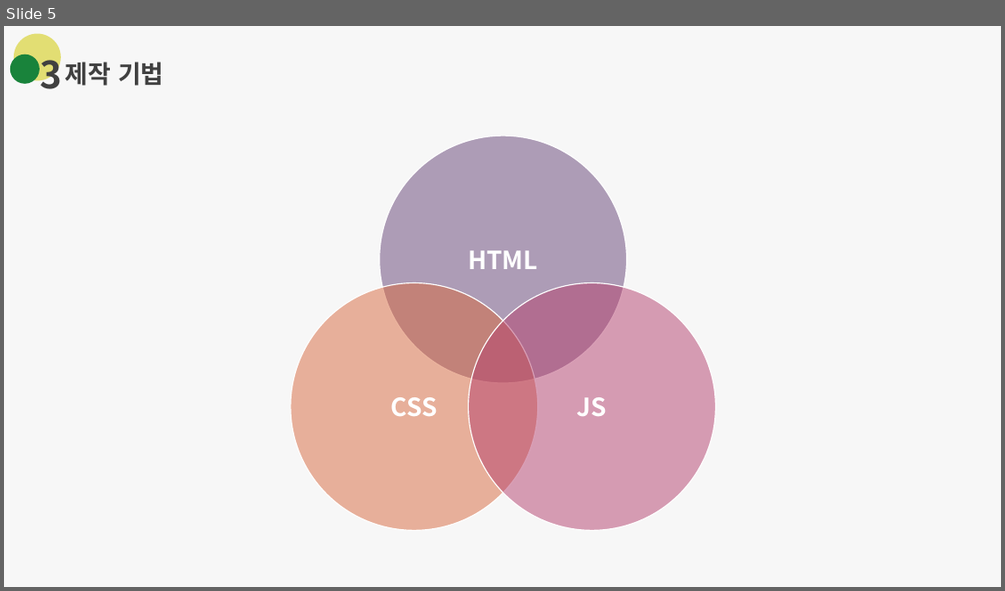
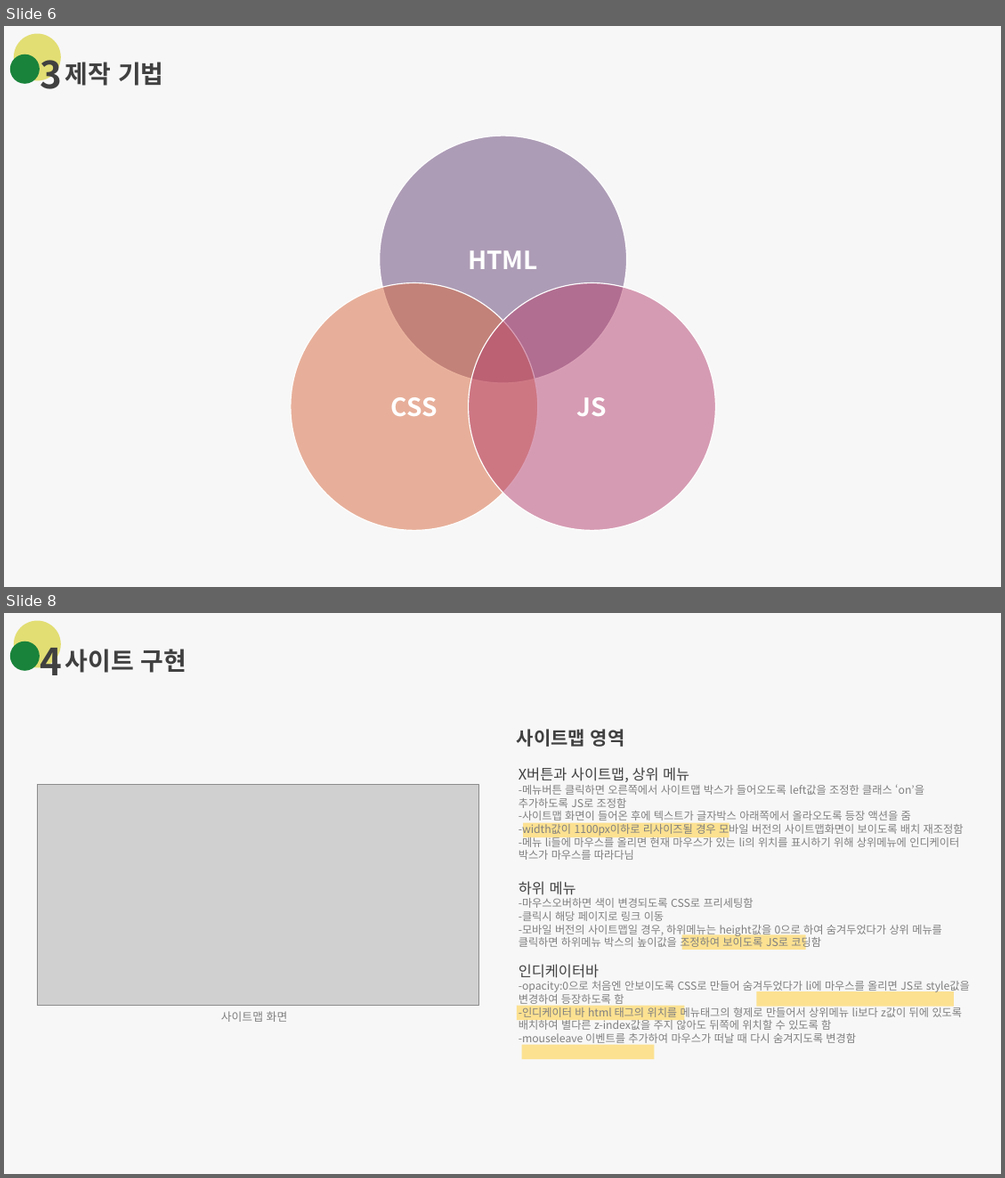
Before and after one commit to Ba-latte/FED-PJ-WBS-youj, a slide deck: 01.웹프로젝트/04.가이드문서/서울미식주간_가이드문서.pptx. Shown one above the other, each under a label of ours: slide 5 before the commit, slides 6 and 8 after it; the slides between them are not shown. The pictures are 1005x591 and 1005x1178 pixels, drawn with LibreOffice and Linux fonts; fonts in the diff are those of the drawing; grey boxes stand for pictures. Boxes give left, top, right and bottom in pixels: in the first picture for what was removed or moved away, otherwise in the second. Text is boxed around its words. In the diff, an @@ line names an element or a change of style, - is before the commit and + after.

```diff
--- a/01.웹프로젝트/04.가이드문서/서울미식주간_가이드문서.pptx
+++ b/01.웹프로젝트/04.가이드문서/서울미식주간_가이드문서.pptx
@@ slide 8 added at <box>4,613,1001,1174</box>, background #F7F7F7 @@
@@ ellipse added at <box>14,620,61,667</box>, fill #E2DE73 @@
@@ text added at <box>40,638,62,685</box>, 36 pt, text #404040, bold @@
+4
@@ ellipse added at <box>10,641,39,671</box>, fill #19833B @@
@@ text added at <box>65,649,187,673</box>, 24 pt, text #404040, bold @@
+사이트 구현
@@ text added at <box>517,729,625,747</box>, 18 pt, text #404040, bold @@
+사이트맵 영역
@@ text added at <box>518,767,970,1046</box>, 10.5 pt, text #808080 @@
+X버튼과 사이트맵, 상위 메뉴
+-메뉴버튼 클릭하면 오른쪽에서 사이트맵 박스가 들어오도록 left값을 조정한 클래스 ‘on’을 추가하도록 JS로 조정함
+-사이트맵 화면이 들어온 후에 텍스트가 글자박스 아래쪽에서 올라오도록 등장 액션을 줌
+-width값이 1100px이하로 리사이즈될 경우 모바일 버전의 사이트맵화면이 보이도록 배치 재조정함
+-메뉴 li들에 마우스를 올리면 현재 마우스가 있는 li의 위치를 표시하기 위해 상위메뉴에 인디케이터 박스가 마우스를 따라다님
+하위 메뉴
+-마우스오버하면 색이 변경되도록 CSS로 프리세팅함
+-클릭시 해당 페이지로 링크 이동
+-모바일 버전의 사이트맵일 경우, 하위메뉴는 height값을 0으로 하여 숨겨두었다가 상위 메뉴를 클릭하면 하위메뉴 박스의 높이값을 조정하여 보이도록 JS로 코딩함
+인디케이터바
+-opacity:0으로 처음엔 안보이도록 CSS로 만들어 숨겨두었다가 li에 마우스를 올리면 JS로 style값을 변경하여 등장하도록 함
+-인디케이터 바 html 태그의 위치를 메뉴태그의 형제로 만들어서 상위메뉴 li보다 z값이 뒤에 있도록 배치하여 별다른 z-index값을 주지 않아도 뒤쪽에 위치할 수 있도록 함
+-mouseleave 이벤트를 추가하여 마우스가 떠날 때 다시 숨겨지도록 변경함
@@ picture added at <box>37,784,479,1005</box> @@
@@ rectangle added at <box>523,823,729,838</box>, fill #FFD966 at 70% opacity @@
@@ rectangle added at <box>682,934,806,949</box>, fill #FFD966 at 70% opacity @@
@@ text added at <box>221,1011,288,1022</box>, 11 pt, text #808080 @@
+사이트맵 화면
@@ rectangle added at <box>517,1005,685,1021</box>, fill #FFD966 at 70% opacity @@
@@ rectangle added at <box>756,991,954,1006</box>, fill #FFD966 at 70% opacity @@
@@ rectangle added at <box>521,1045,654,1060</box>, fill #FFD966 at 70% opacity @@
@@ what was slide 5 is now slide 6 @@
```
Also in this commit, not shown: 5 slides changed, 7 other slides added, 12 other files.
